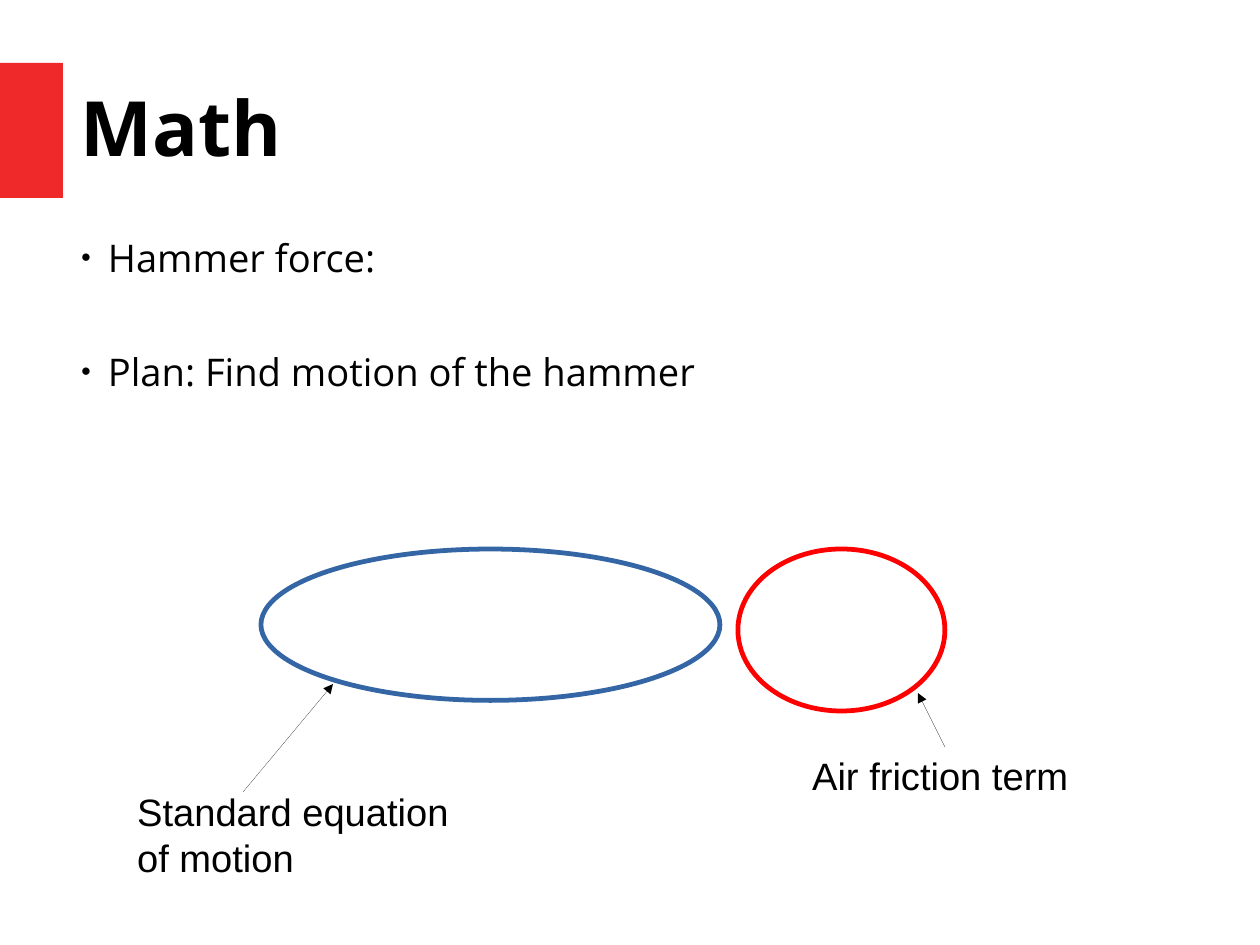
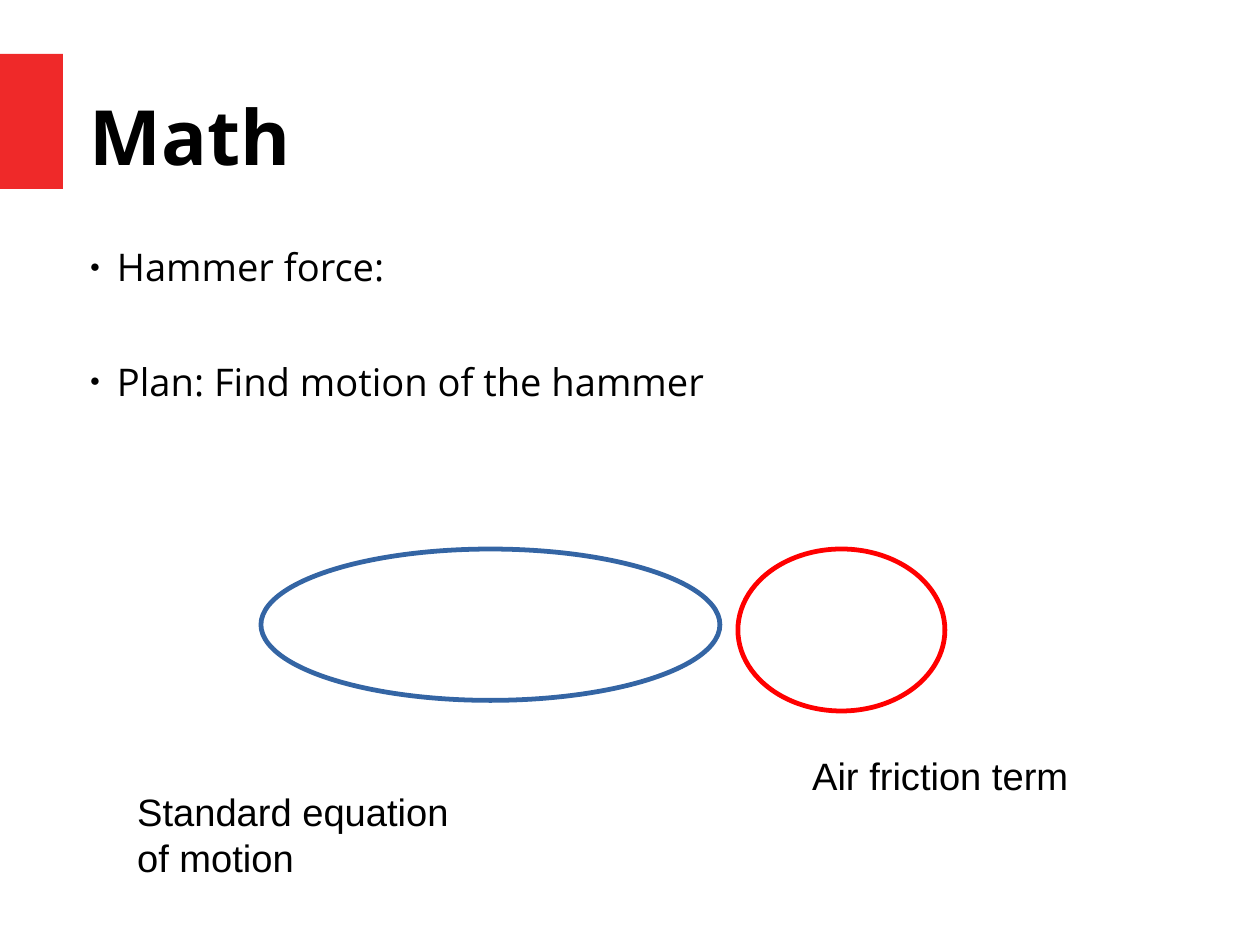
Before and after one commit to kianvde/PianoSimulation, a slide deck: slide 5 of presentation/Presentation ICCP.pptx. Drawn at 1260x945 pixels with LibreOffice and Linux fonts; fonts in the diff are those of the drawing. Boxes give left, top, right and bottom in pixels: in the first picture for what was removed or moved away, otherwise in the second. Text is boxed around its words. In the diff, an @@ line names an element or a change of style, - is before the commit and + after.

```diff
--- a/presentation/Presentation ICCP.pptx
+++ b/presentation/Presentation ICCP.pptx
@@ rectangle: place and size @@
-rectangle at <box>0,63,63,198</box>
+rectangle at <box>0,54,63,189</box>
@@ text "Math": place and size @@
-text "Math" at <box>81,98,282,157</box>
+text "Math" at <box>90,107,291,166</box>
@@ text "Hammer force:": place and size @@
-text "Hammer force:" at <box>108,243,694,387</box>
+text "Hammer force:" at <box>117,252,703,397</box>
@@ arrow removed from (244, 792) to (333, 684) @@
@@ arrow removed from (946, 748) to (918, 693) @@
```
Also in this commit, not shown: 9 other slides changed, 3 slides added, 2 slides removed.
